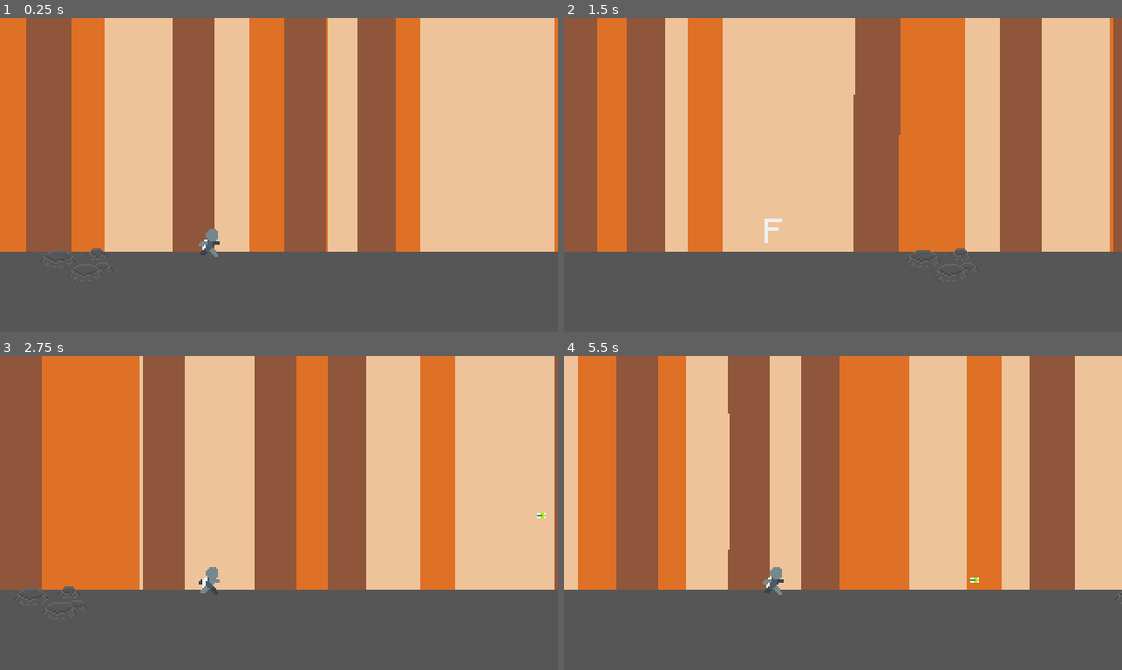
Above: before the commit, frames 1-4 (two rows, left to right).
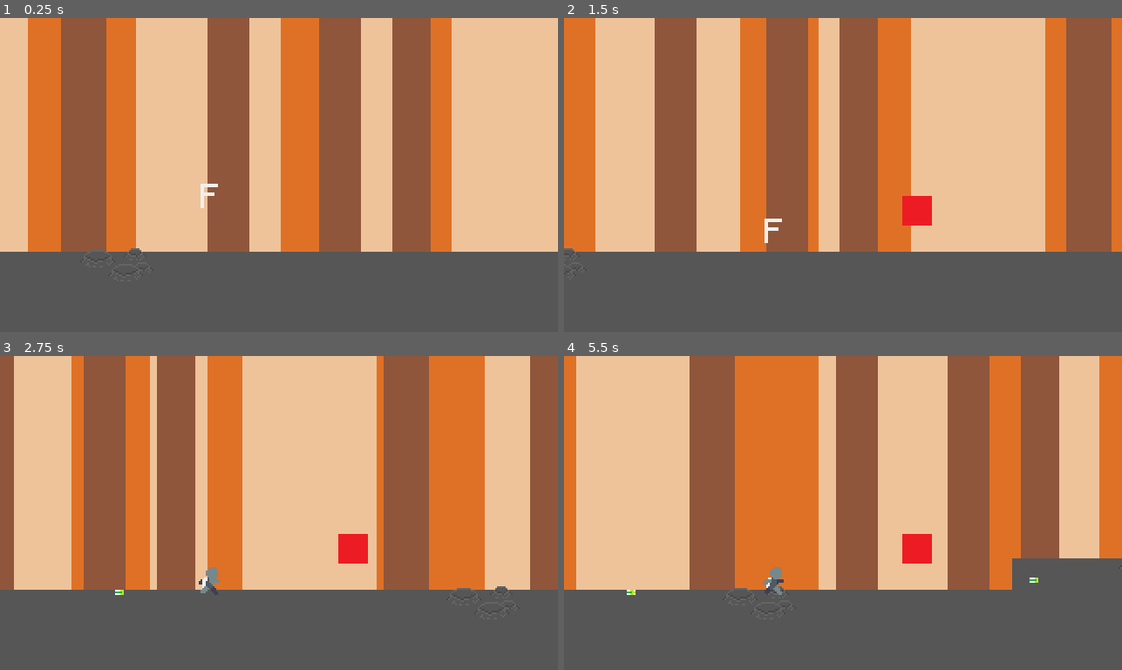
Above: after the commit, the same moments.

Repository: thigoap/godot_runner
Game: Godot game, scene res://Scenes/Level01.tscn
Same seed, same stepped clock (60 frames per second), same inputs: the game is played once before the commit and once after it.
Inputs:
- Up to frame 1 (0.25 s): no input
- Up to frame 2 (1.5 s): tap L (KeyShootFront) at 0.6 s; tap Space (KeyJump) at 0.77 s; tap X (KeyDash) at 1.35 s
- Up to frame 3 (2.75 s): tap Space (KeyJump) at 1.52 s; tap L (KeyShootFront) at 1.55, 2.1 s; hold K (KeyShootBack) from 2.03 s (still down)
- Up to frame 4 (5.5 s): release K (KeyShootBack) at 2.78 s; tap L (KeyShootFront) at 2.85, 3.8, 4.35, 5.1 s; tap Space (KeyJump) at 3.02, 3.77, 4.52 s; tap X (KeyDash) at 3.6 s; hold K (KeyShootBack) 4.28-5.03 s

The runs differ from the first frame. In frame 1, 51% of the frame differs, in the area x 0-100%, y 0-81%; in frame 2, 58%; in frame 3, 51%; in frame 4, 60%, in the area x 0-100%, y 0-77%.

Commit message:
Basic Mine (ShootBack) implemented.

Diff:
--- a/Scenes/Level01.tscn
+++ b/Scenes/Level01.tscn
@@ -1,9 +1,10 @@
-[gd_scene load_steps=7 format=3 uid="uid://lifmrwt30eu8"]
+[gd_scene load_steps=8 format=3 uid="uid://lifmrwt30eu8"]
 
 [ext_resource type="Script" uid="uid://bow6a38cdbby6" path="res://Scripts/level.gd" id="1_cmgkd"]
 [ext_resource type="PackedScene" uid="uid://d1g2pf0788cka" path="res://Scenes/Background.tscn" id="2_3447m"]
 [ext_resource type="PackedScene" uid="uid://b56h7qcdgdwhx" path="res://Scenes/Prefabs/Runner.tscn" id="3_t0sul"]
 [ext_resource type="Texture2D" uid="uid://cmft1xv64a8yg" path="res://Sprites/Environment/ground01.png" id="4_30kwv"]
+[ext_resource type="Script" uid="uid://cjhykuunk2ilf" path="res://Scripts/spawner.gd" id="5_3447m"]
 
 [sub_resource type="RectangleShape2D" id="RectangleShape2D_8nwny"]
 size = Vector2(360, 43)
@@ -20,6 +21,8 @@
 
 [node name="StaticBody2D" type="StaticBody2D" parent="Ground"]
 position = Vector2(180, 156)
+collision_layer = 8
+collision_mask = 3
 
 [node name="Sprite2D" type="Sprite2D" parent="Ground/StaticBody2D"]
 texture = ExtResource("4_30kwv")
@@ -30,6 +33,8 @@
 
 [node name="StaticBody2D2" type="StaticBody2D" parent="Ground"]
 position = Vector2(540, 156)
+collision_layer = 8
+collision_mask = 3
 
 [node name="Sprite2D" type="Sprite2D" parent="Ground/StaticBody2D2"]
 texture = ExtResource("4_30kwv")
@@ -40,6 +45,8 @@
 
 [node name="StaticBody2D3" type="StaticBody2D" parent="Ground"]
 position = Vector2(900, 156)
+collision_layer = 8
+collision_mask = 3
 
 [node name="Sprite2D" type="Sprite2D" parent="Ground/StaticBody2D3"]
 texture = ExtResource("4_30kwv")
@@ -50,6 +57,8 @@
 
 [node name="StaticBody2D4" type="StaticBody2D" parent="Ground"]
 position = Vector2(1260, 156)
+collision_layer = 8
+collision_mask = 3
 
 [node name="Sprite2D" type="Sprite2D" parent="Ground/StaticBody2D4"]
 texture = ExtResource("4_30kwv")
@@ -59,7 +68,9 @@
 shape = SubResource("RectangleShape2D_dutcy")
 
 [node name="StaticBody2D5" type="StaticBody2D" parent="Ground"]
-position = Vector2(1418, 103)
+position = Vector2(767, 138)
+collision_layer = 8
+collision_mask = 3
 
 [node name="Sprite2D" type="Sprite2D" parent="Ground/StaticBody2D5"]
 texture = ExtResource("4_30kwv")
@@ -69,7 +80,11 @@
 shape = SubResource("RectangleShape2D_dutcy")
 
 [node name="Runner" parent="." instance=ExtResource("3_t0sul")]
-position = Vector2(120, 128)
+position = Vector2(120, 78)
 
 [node name="Camera2D" type="Camera2D" parent="."]
 position = Vector2(160, 90)
+
+[node name="BackEnemySpawner" type="Marker2D" parent="."]
+position = Vector2(263, 111)
+script = ExtResource("5_3447m")
--- /dev/null
+++ b/Scenes/Prefabs/Enemy.tscn
@@ -0,0 +1,17 @@
+[gd_scene load_steps=4 format=3 uid="uid://bio1lo675b71n"]
+
+[ext_resource type="Script" uid="uid://drdo5tk2mea1l" path="res://Scripts/enemy.gd" id="1_0p0aa"]
+[ext_resource type="Texture2D" uid="uid://d1t5advhpykit" path="res://Sprites/enemy-spritesheet.png" id="1_ugnox"]
+
+[sub_resource type="CircleShape2D" id="CircleShape2D_0p0aa"]
+
+[node name="Enemy" type="CharacterBody2D"]
+collision_layer = 4
+collision_mask = 3
+script = ExtResource("1_0p0aa")
+
+[node name="Sprite2D" type="Sprite2D" parent="."]
+texture = ExtResource("1_ugnox")
+
+[node name="CollisionShape2D" type="CollisionShape2D" parent="."]
+shape = SubResource("CircleShape2D_0p0aa")
--- a/Scenes/Prefabs/Laser.tscn
+++ b/Scenes/Prefabs/Laser.tscn
@@ -6,7 +6,9 @@
 [sub_resource type="RectangleShape2D" id="RectangleShape2D_l3nus"]
 size = Vector2(5, 3)
 
-[node name="Laser" type="Area2D"]
+[node name="Laser" type="StaticBody2D"]
+collision_layer = 2
+collision_mask = 12
 script = ExtResource("1_rlh0j")
 
 [node name="Sprite2D" type="Sprite2D" parent="."]
--- /dev/null
+++ b/Scenes/Prefabs/Mine.tscn
@@ -0,0 +1,22 @@
+[gd_scene load_steps=4 format=3 uid="uid://dx16jqrcmj8ut"]
+
+[ext_resource type="Script" uid="uid://bo10ub6vgwh22" path="res://Scripts/mine.gd" id="1_weo3m"]
+[ext_resource type="Texture2D" uid="uid://bnt1ix5dsyrtm" path="res://Sprites/bullet-spritesheet.png" id="2_edlks"]
+
+[sub_resource type="RectangleShape2D" id="RectangleShape2D_l3nus"]
+size = Vector2(5, 3)
+
+[node name="Mine" type="RigidBody2D"]
+collision_layer = 2
+collision_mask = 12
+script = ExtResource("1_weo3m")
+
+[node name="Sprite2D" type="Sprite2D" parent="."]
+texture = ExtResource("2_edlks")
+
+[node name="CollisionShape2D" type="CollisionShape2D" parent="."]
+shape = SubResource("RectangleShape2D_l3nus")
+
+[node name="Timer" type="Timer" parent="."]
+one_shot = true
+autostart = true
--- a/Scenes/Prefabs/Runner.tscn
+++ b/Scenes/Prefabs/Runner.tscn
@@ -110,7 +110,7 @@
 
 [sub_resource type="Animation" id="Animation_tid4m"]
 resource_name = "shoot back"
-length = 0.6
+length = 0.2
 tracks/0/type = "value"
 tracks/0/imported = false
 tracks/0/enabled = true
@@ -159,6 +159,7 @@
 radius = 3.5
 
 [node name="Runner" type="CharacterBody2D"]
+collision_mask = 15
 script = ExtResource("1_8hvgc")
 
 [node name="Sprite2D" type="Sprite2D" parent="."]
@@ -166,8 +167,11 @@
 hframes = 6
 vframes = 5
 
-[node name="ShootMarker2D" type="Marker2D" parent="."]
+[node name="LaserMarker2D" type="Marker2D" parent="."]
 position = Vector2(8, 0)
+
+[node name="MineMarker2D" type="Marker2D" parent="."]
+position = Vector2(-9, 0)
 
 [node name="AnimationPlayer" type="AnimationPlayer" parent="."]
 libraries = {
--- a/Scripts/States/state_shootBack.gd
+++ b/Scripts/States/state_shootBack.gd
@@ -1,7 +1,14 @@
 extends PlayerState
+
+@onready var runner: CharacterBody2D = $"../.."
+@onready var mine_marker_2d: Marker2D = $"../../MineMarker2D"
+const MINE = preload("res://Scenes/Prefabs/Mine.tscn")
 
 func EnterState():
 	Name = 'ShootBack'
+	var mine = MINE.instantiate()
+	mine.global_position = mine_marker_2d.global_position
+	get_parent().add_child(mine)
 
 func ExitState():
 	pass
--- a/Scripts/States/state_shootFront.gd
+++ b/Scripts/States/state_shootFront.gd
@@ -1,12 +1,12 @@
 extends PlayerState
 
 @onready var runner: CharacterBody2D = $"../.."
-@onready var shoot_marker_2d: Marker2D = $"../../ShootMarker2D"
-
+@onready var shoot_marker_2d: Marker2D = $"../../LaserMarker2D"
+const LASER = preload("res://Scenes/Prefabs/Laser.tscn")
 
 func EnterState():
 	Name = 'ShootFront'
-	var laser = runner.LASER.instantiate()
+	var laser = LASER.instantiate()
 	laser.global_position = shoot_marker_2d.global_position
 	get_parent().add_child(laser)
 
--- /dev/null
+++ b/Scripts/enemy.gd
@@ -0,0 +1,8 @@
+extends CharacterBody2D
+
+@onready var Enemy: CharacterBody2D = $"."
+var speed = GameManager.game_speed
+
+
+func _process(delta: float) -> void:
+	Enemy.position.x += GameManager.game_speed
--- a/Scripts/game_manager.gd
+++ b/Scripts/game_manager.gd
@@ -2,7 +2,7 @@
 
 var in_game = false
 var paused = false
-var game_speed: float = 2.5
+var game_speed: float = 1
 var game_bckp_speed: float
 
 # Called when the node enters the scene tree for the first time.
--- a/Scripts/laser.gd
+++ b/Scripts/laser.gd
@@ -1,4 +1,4 @@
-extends Area2D
+extends StaticBody2D
 
 var speed = 450
 
--- a/Scripts/level.gd
+++ b/Scripts/level.gd
@@ -3,12 +3,12 @@
 #region variables
 @onready var Camera = $Camera2D
 @onready var Runner = $Runner
-@onready var Ground = $Ground
+#@onready var Ground = $Ground
 
-const START_SPEED = 2
-const MAX_SPEED = 8
-const RUNNER_START_POS = Vector2i(120,128)
-const CAM_START_POS = Vector2i(160,90)
+#const START_SPEED = 2
+#const MAX_SPEED = 8
+#const RUNNER_START_POS = Vector2i(150,128)
+#const CAM_START_POS = Vector2i(160,90)
 #endregion
 
 # Called when the node enters the scene tree for the first time.
@@ -22,7 +22,8 @@
 
 
 func LevelStart():
-	Runner.position = RUNNER_START_POS
+	pass
+	#Runner.position = RUNNER_START_POS
 	#Runner.velocity = Vector2i(0,0)
-	Camera.position = CAM_START_POS
-	Ground.position = Vector2i(0,0)
+	#Camera.position = CAM_START_POS
+	#Ground.position = Vector2i(0,0)
--- /dev/null
+++ b/Scripts/mine.gd
@@ -0,0 +1 @@
+extends Node
--- a/Scripts/runner.gd
+++ b/Scripts/runner.gd
@@ -7,7 +7,6 @@
 @onready var dashCollider = $DashCollisionShape2D
 @onready var States = $StateMachine
 
-const LASER = preload("res://Scenes/Prefabs/Laser.tscn")
 const GRAVITY = 700
 const JUMP_VELOCITY = -250
 const MAX_JUMPS = 1
@@ -94,8 +93,12 @@
 func HandleShoot():
 	if keyShootBackPressed:
 		ChangeState(States.ShootBack)
+		BackFromShoot()
 	if keyShootFrontPressed:
 		ChangeState(States.ShootFront)
-		await animator.animation_finished
-		if current_state.name == 'ShootFront':
-			ChangeState(States.Run)
+		BackFromShoot()
+
+func BackFromShoot():
+	await animator.animation_finished
+	if current_state.name == 'ShootFront' or current_state.name == 'ShootBack':
+		ChangeState(States.Run)
--- /dev/null
+++ b/Scripts/spawner.gd
@@ -0,0 +1,19 @@
+extends Node
+
+@onready var back_enemy_spawner: Marker2D = $"."
+
+const front_enemy = preload("res://Scenes/Prefabs/Enemy.tscn")
+
+func _ready():
+	await get_tree().create_timer(1).timeout
+	var enemy = front_enemy.instantiate()
+	enemy.global_position = back_enemy_spawner.global_position
+	#print(enemy.global_position)
+	get_parent().add_child(enemy)
+
+#func _process(delta: float) -> void:
+	#if Input.is_action_just_pressed("KeyShootFront"):
+		#var enemy = front_enemy.instantiate()
+		#enemy.global_position = front_enemy_spawner.global_position
+		#print(enemy.global_position)
+		#get_parent().add_child(enemy)
--- a/project.godot
+++ b/project.godot
@@ -50,6 +50,13 @@
 ]
 }
 
+[layer_names]
+
+2d_physics/layer_1="Player"
+2d_physics/layer_2="Ammo"
+2d_physics/layer_3="Enemy"
+2d_physics/layer_4="World"
+
 [rendering]
 
 textures/canvas_textures/default_texture_filter=0
Not shown, added: Scripts/enemy.gd.uid
Not shown, added: Scripts/mine.gd.uid
Not shown, added: Scripts/spawner.gd.uid
Binary file added: Sprites/enemy-spritesheet.png
Not shown, added: Sprites/enemy-spritesheet.png.import
